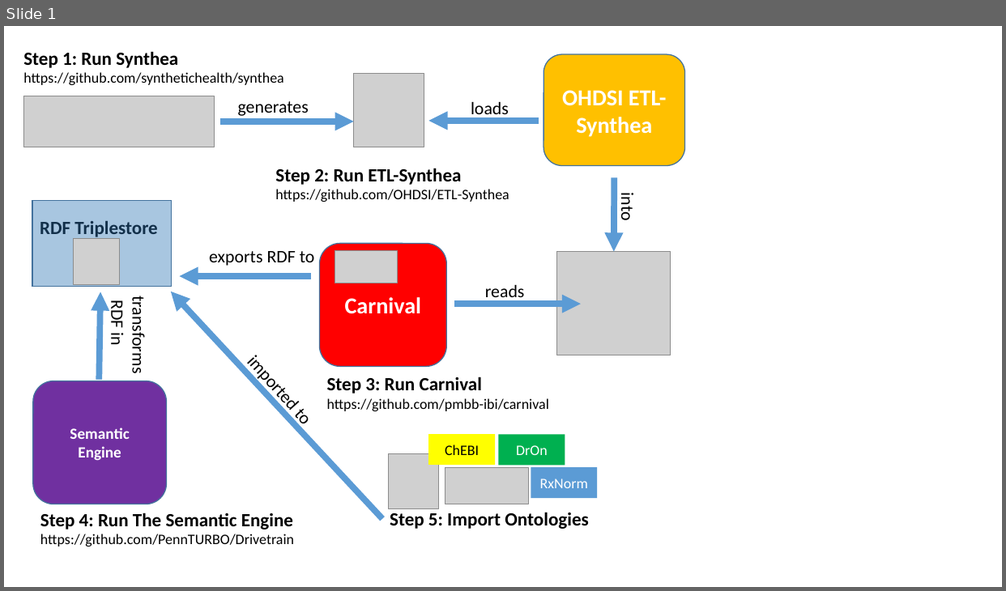
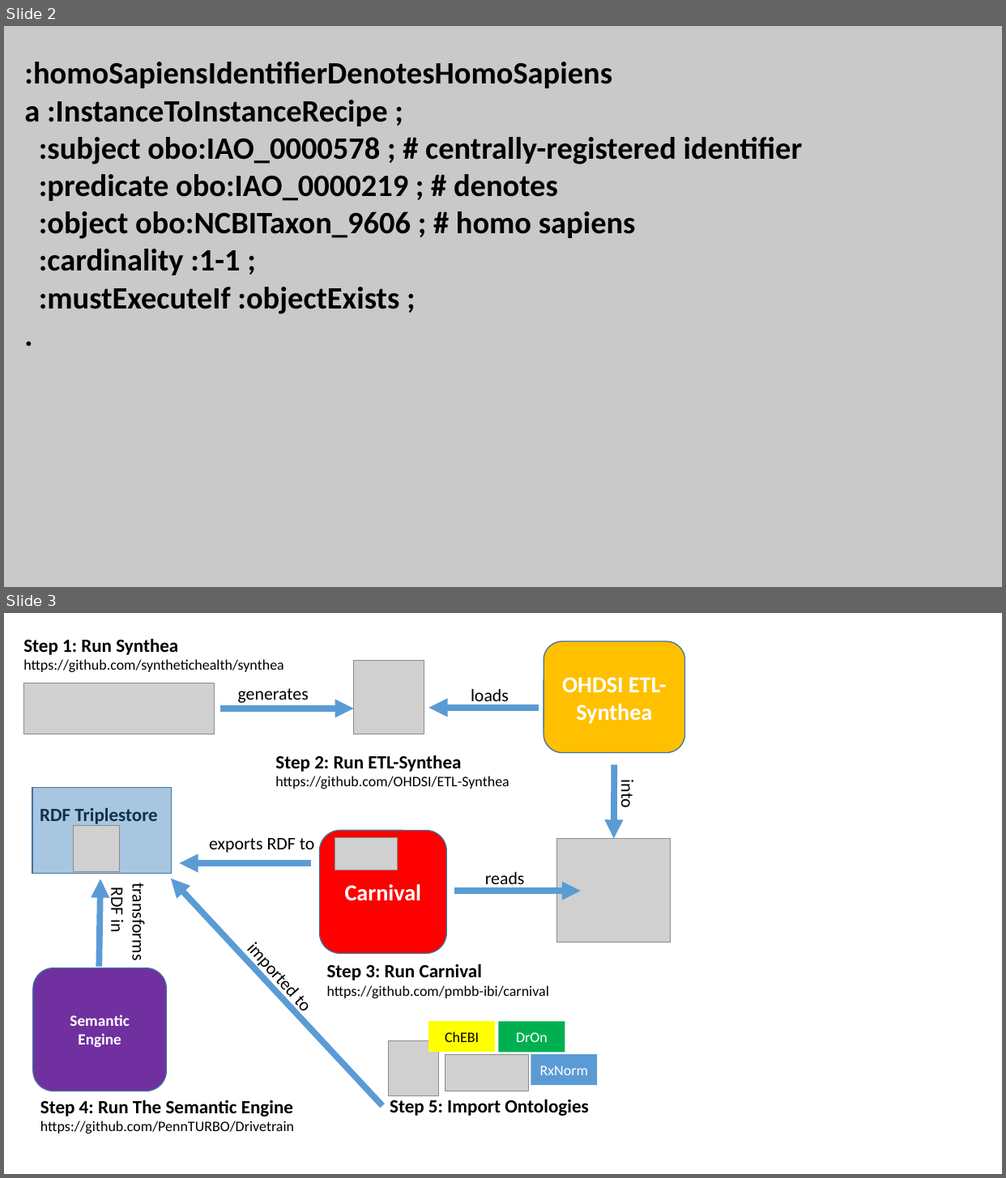
Before and after one commit to PennTURBO/semantic-engine, a slide deck: Acorn_diagrams.pptx. Shown one above the other, each under a label of ours: slide 1 before the commit, slides 2 and 3 after it. The pictures are 1006x591 and 1006x1178 pixels, drawn with LibreOffice and Linux fonts; fonts in the diff are those of the drawing; grey boxes stand for pictures. Boxes give left, top, right and bottom in pixels: in the first picture for what was removed or moved away, otherwise in the second. Text is boxed around its words. In the diff, an @@ line names an element or a change of style, - is before the commit and + after.

```diff
--- a/Acorn_diagrams.pptx
+++ b/Acorn_diagrams.pptx
@@ slide 2 added at [4, 26, 1002, 587], background #C9C9C9 @@
@@ text added at [24, 62, 803, 314], 30 pt, text #000000, bold @@
+:homoSapiensIdentifierDenotesHomoSapiens a :InstanceToInstanceRecipe ;
+:subject obo:IAO_0000578 ; # centrally-registered identifier
+:predicate obo:IAO_0000219 ; # denotes
+:object obo:NCBITaxon_9606 ; # homo sapiens
+:cardinality :1-1 ;
+:mustExecuteIf :objectExists ;
+.
@@ what was slide 1 is now slide 3 @@
```
Also in this commit, not shown: 1 other slide added, 1 other file.
